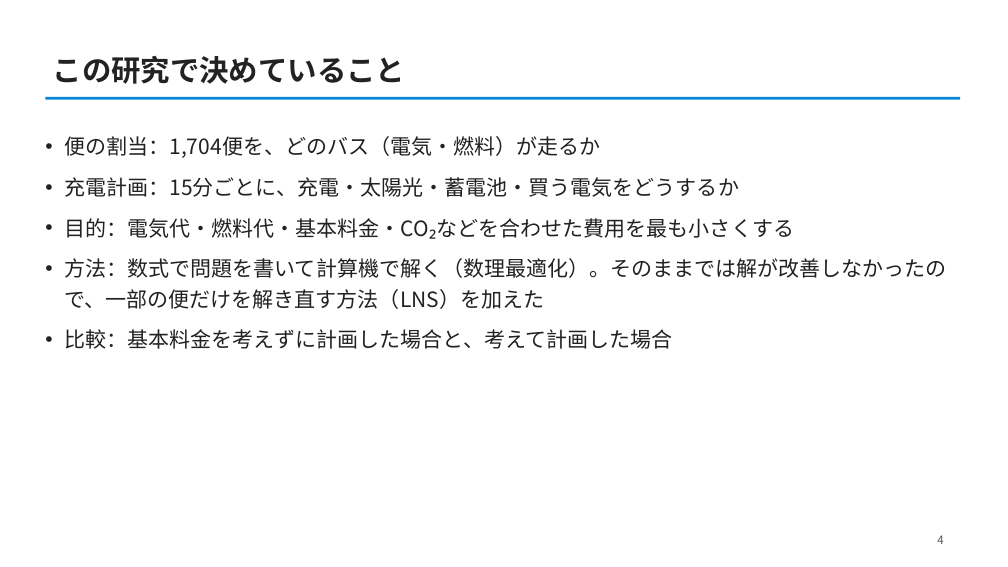
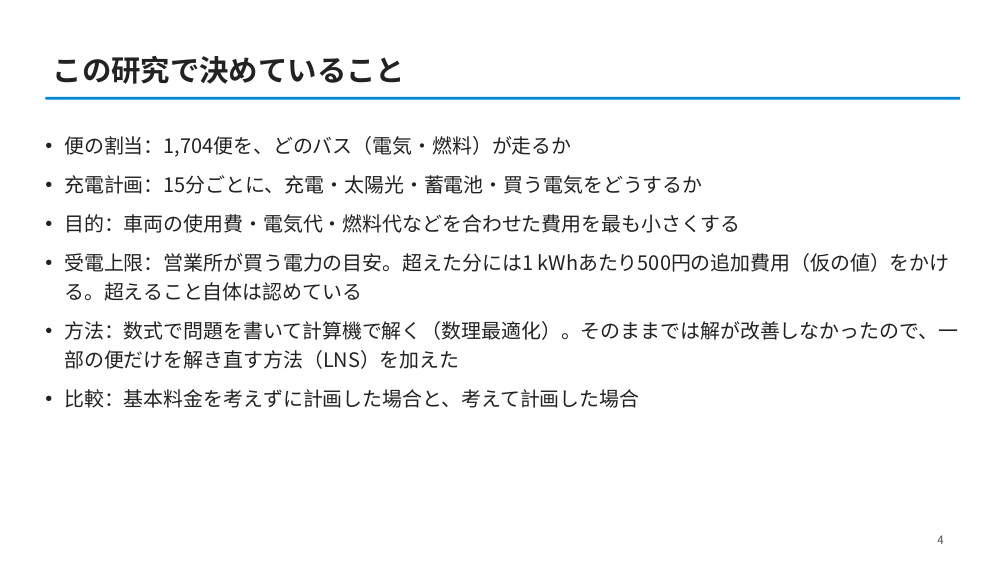
Before and after one commit to CYLIU2003/master-course, a slide deck: slide 4 of outcome/2026-10-22_lab_progress/lab_progress_20261022.pptx. Drawn at 1008x567 pixels with LibreOffice and Linux fonts; fonts in the diff are those of the drawing. Boxes give left, top, right and bottom in pixels: in the first picture for what was removed or moved away, otherwise in the second. Text is boxed around its words. In the diff, an @@ line names an element or a change of style, - is before the commit and + after.

```diff
--- a/outcome/2026-10-22_lab_progress/lab_progress_20261022.pptx
+++ b/outcome/2026-10-22_lab_progress/lab_progress_20261022.pptx
@@ text at <box>64,136,958,408</box>: size 20 to 19 pt in "便の割当：1,704便を、どのバス（電気・燃料）が走るか", "充電計画：15分ごとに、充電・太陽光・蓄電池・買う電気をどうするか", "方法：数式で問題を書いて計算機で解く（数理最適化）。そのままでは解が改善しなかったので、一部の便だけを解き直す方法（LN ...", "比較：基本料金を考えずに計画した場合と、考えて計画した場合" @@
@@ text at <box>64,214,950,301</box>: text changed; size 20 to 19 pt @@
-• 目的：電気代・燃料代・基本料金・CO₂などを合わせた費用を最も小さくする
+• 目的：車両の使用費・電気代・燃料代などを合わせた費用を最も小さくする
+• 受電上限：営業所が買う電力の目安。超えた分には1 kWhあたり500円の追加費用（仮の値）をかける。超えること自体は認めている
```
Also in this commit, not shown: 7 other slides changed, 5 other files.
